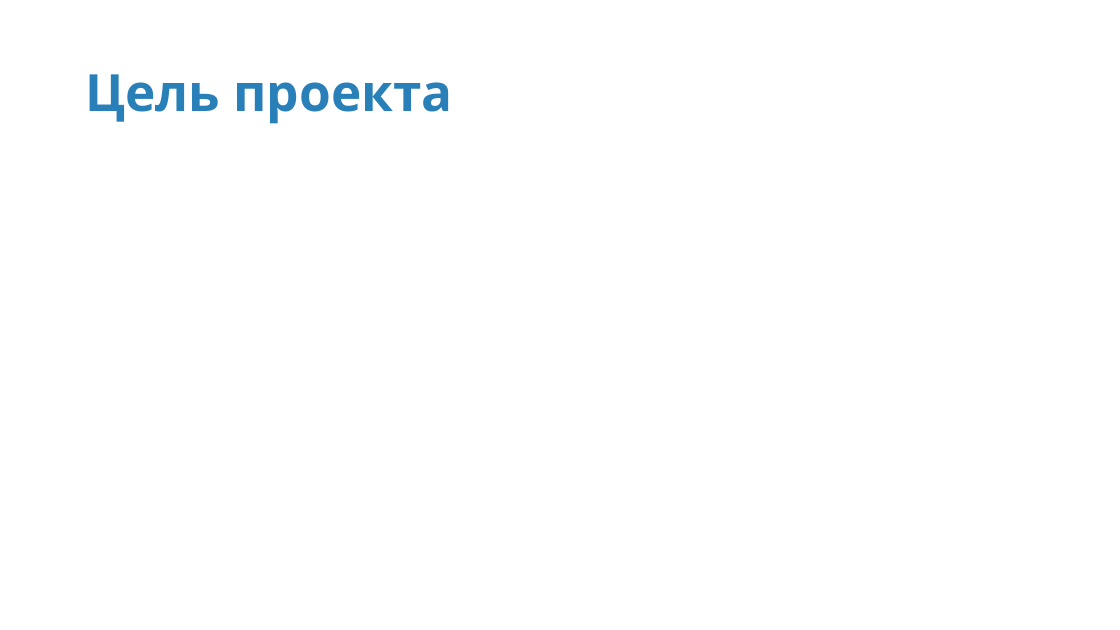
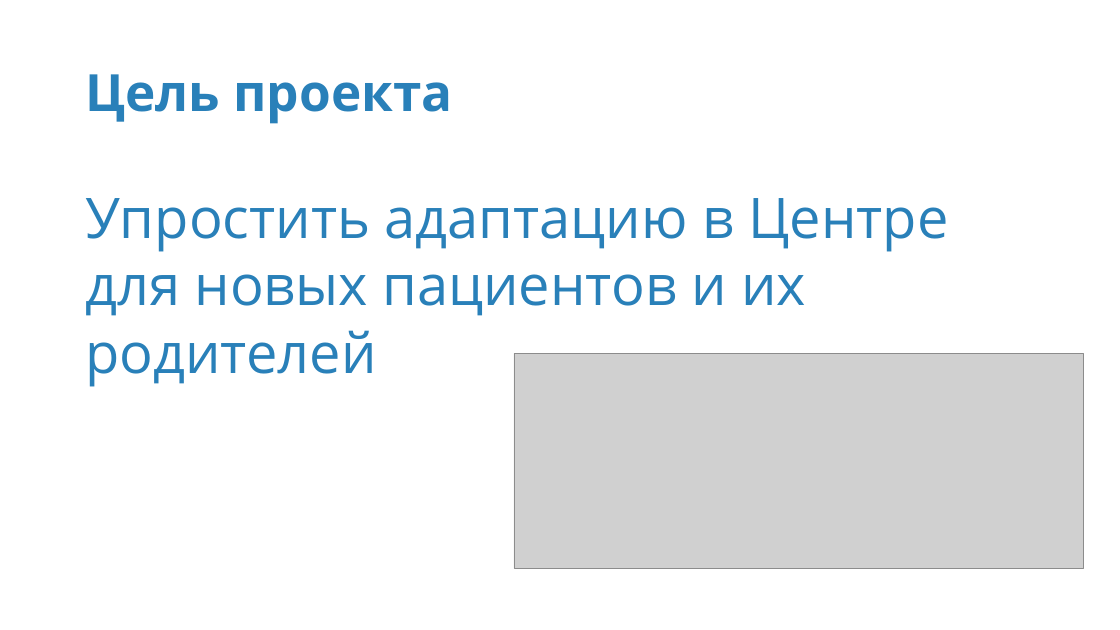
Before and after one commit to Harrix/archive, a slide deck: slide 2 of presentation/Памятка участнику #УчимЗнаем.pptx. Drawn at 1120x630 pixels with LibreOffice and Linux fonts; fonts in the diff are those of the drawing; grey boxes stand for pictures; background and template pictures are left out. Boxes give left, top, right and bottom in pixels: in the first picture for what was removed or moved away, otherwise in the second. Text is boxed around its words. In the diff, an @@ line names an element or a change of style, - is before the commit and + after.

Commit message:
Modify presentation.

```diff
--- a/presentation/Памятка участнику #УчимЗнаем.pptx
+++ b/presentation/Памятка участнику #УчимЗнаем.pptx
@@ text added at [85,198,949,387], 48 pt, text #2980B9 @@
+Упростить адаптацию в Центре для новых пациентов и их родителей
@@ picture added at [514,354,1084,569] @@
```
Also in this commit, not shown: 1 slide added, 3 slides removed, 5 other files.
